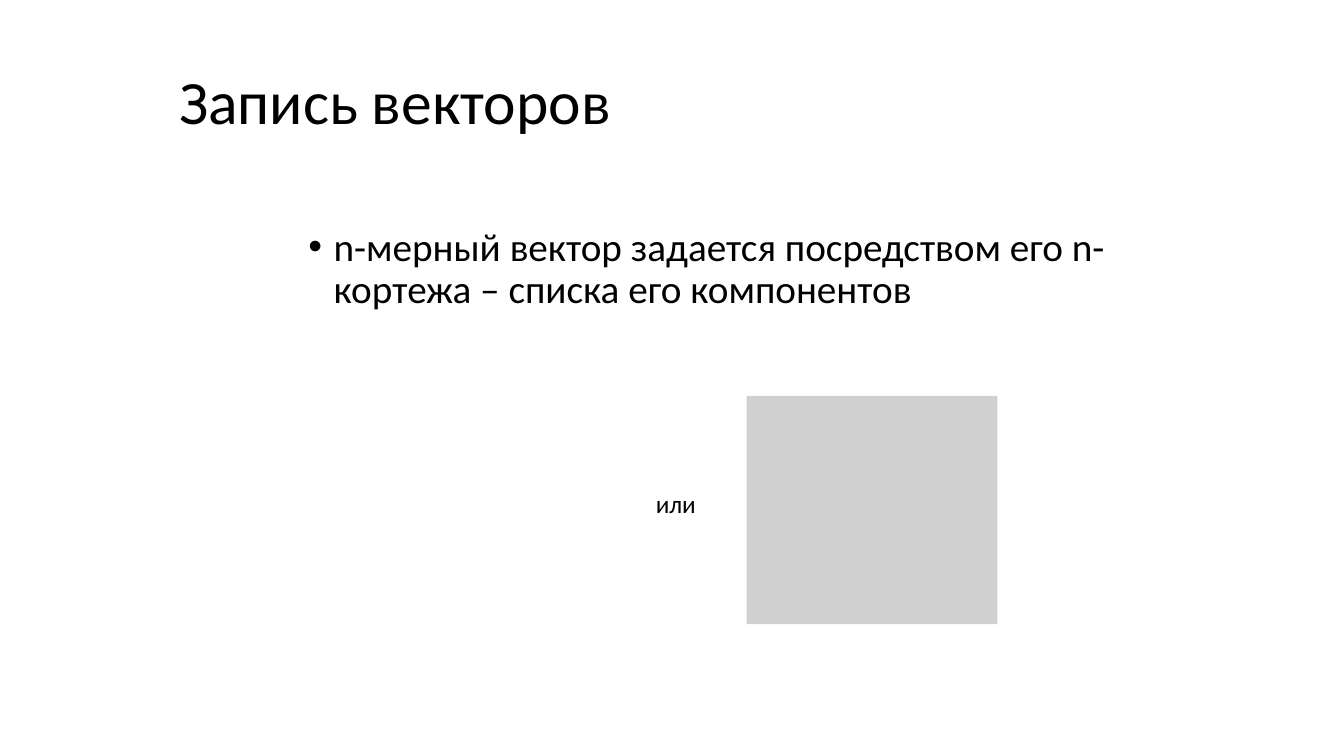
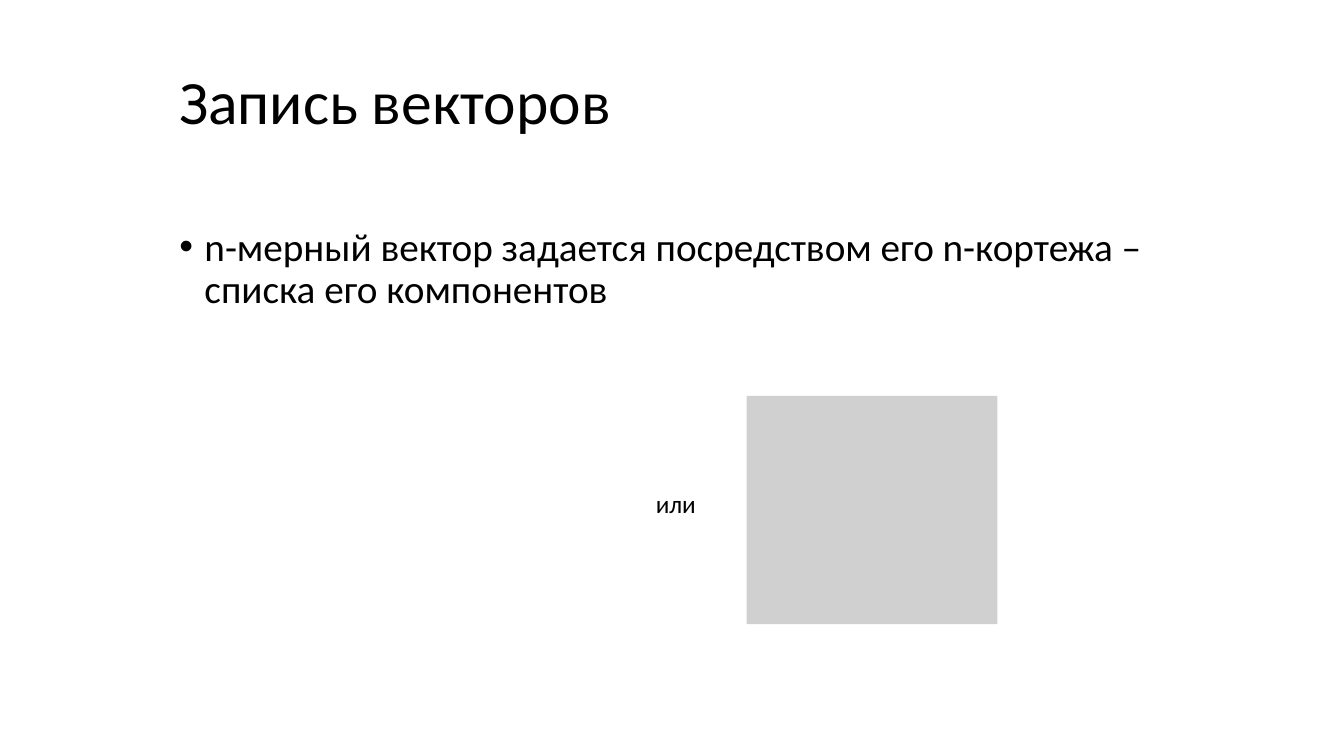
Before and after one commit to alexey-malov/cg-course, a slide deck: slide 16 of lectures/03 - Векторный анализ, трансформации и матрицы.pptx. Drawn at 1344x756 pixels with LibreOffice and Linux fonts; fonts in the diff are those of the drawing; grey boxes stand for pictures. Boxes give left, top, right and bottom in pixels: in the first picture for what was removed or moved away, otherwise in the second. Text is boxed around its words. In the diff, an @@ line names an element or a change of style, - is before the commit and + after.

```diff
--- a/lectures/03 - Векторный анализ, трансформации и матрицы.pptx
+++ b/lectures/03 - Векторный анализ, трансформации и матрицы.pptx
@@ text "n-мерный вектор задается посредством его ..." rewrapped from (334, 234, 1105, 310) to (204, 234, 1113, 304) @@
```
Also in this commit, not shown: 2 other slides changed.
